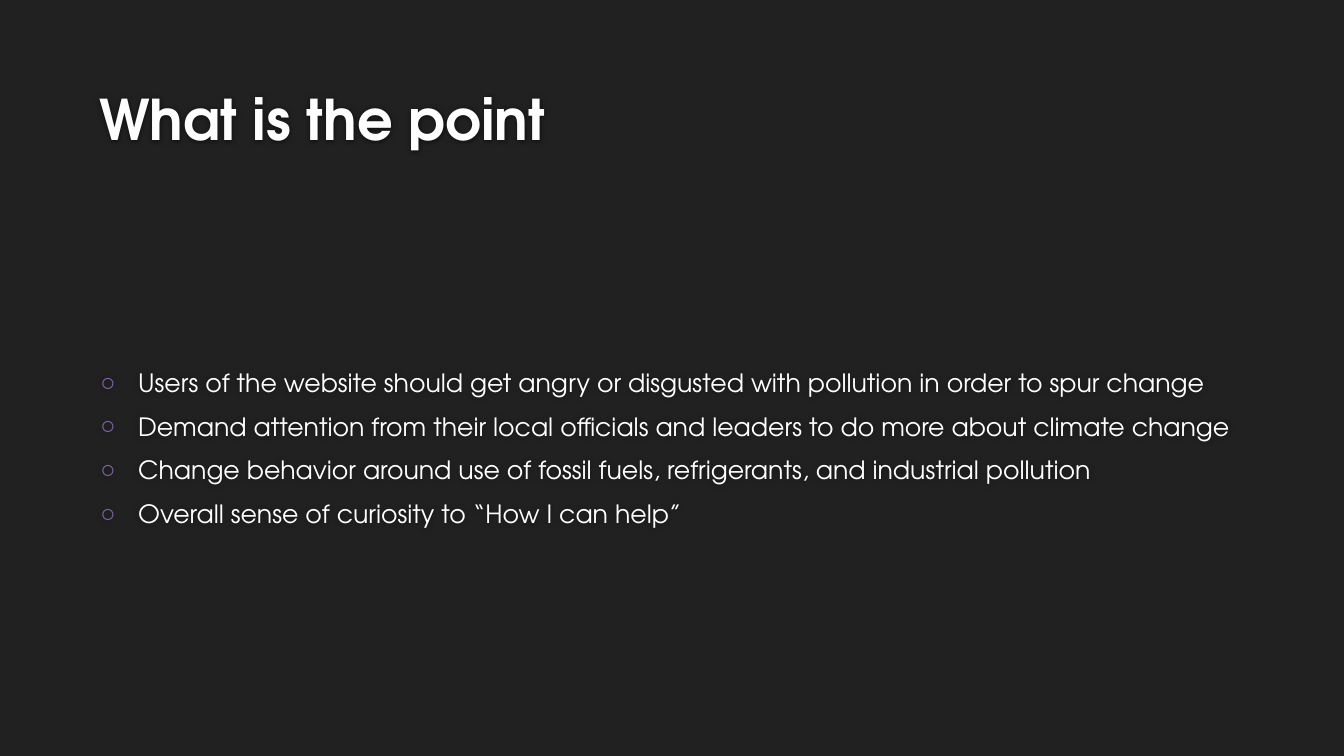
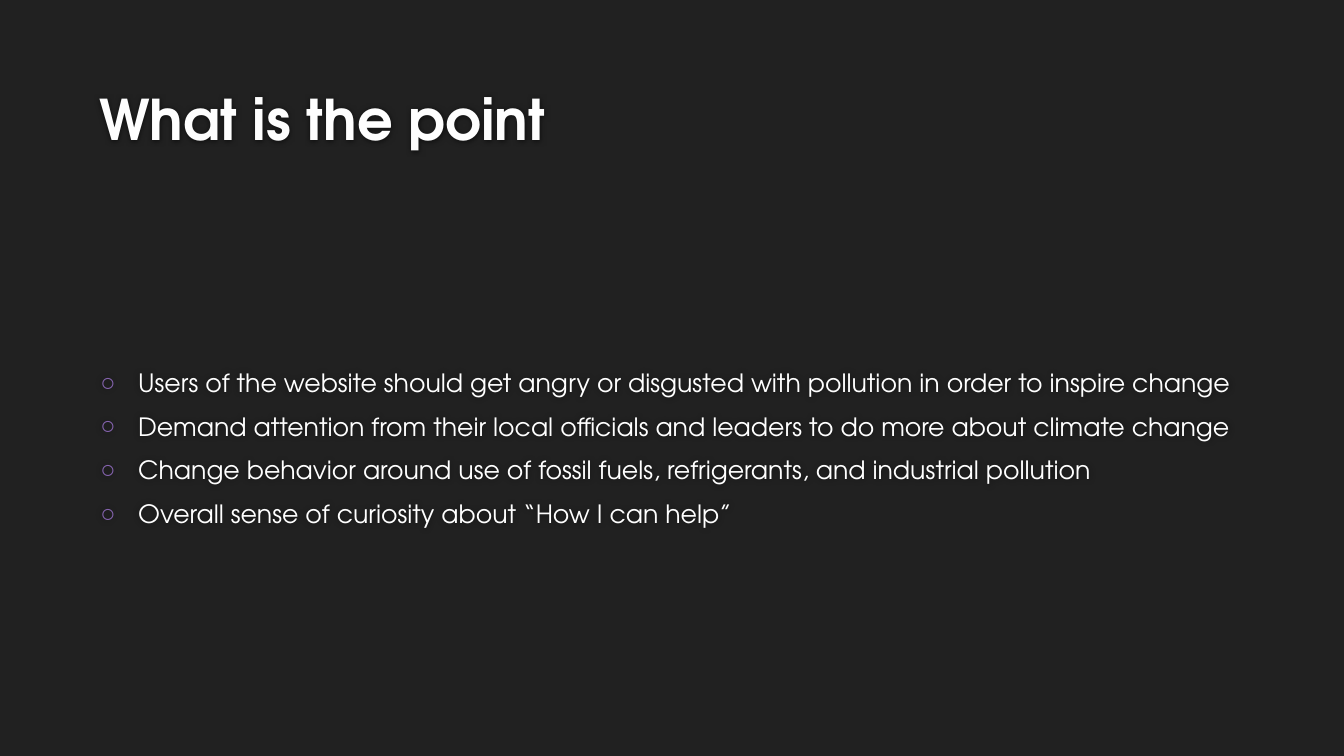
Before and after one commit to toddred/theSmellOfSpace, a slide deck: slide 8 of SlideDeck.pptx. Drawn at 1344x756 pixels with LibreOffice and Linux fonts; fonts in the diff are those of the drawing; background and template pictures are left out. Boxes give left, top, right and bottom in pixels: in the first picture for what was removed or moved away, otherwise in the second. Text is boxed around its words. In the diff, an @@ line names an element or a change of style, - is before the commit and + after.

Commit message:
slideDeck Updates

```diff
--- a/SlideDeck.pptx
+++ b/SlideDeck.pptx
@@ text at [138,373,1230,398]: text changed @@
-○ Users of the website should get angry or disgusted with pollution in order to spur change
+○ Users of the website should get angry or disgusted with pollution in order to inspire change
@@ text at [138,504,731,528]: text changed @@
-○ Overall sense of curiosity to “How I can help”
+○ Overall sense of curiosity about “How I can help”
```
Also in this commit, not shown: 2 other slides changed.
